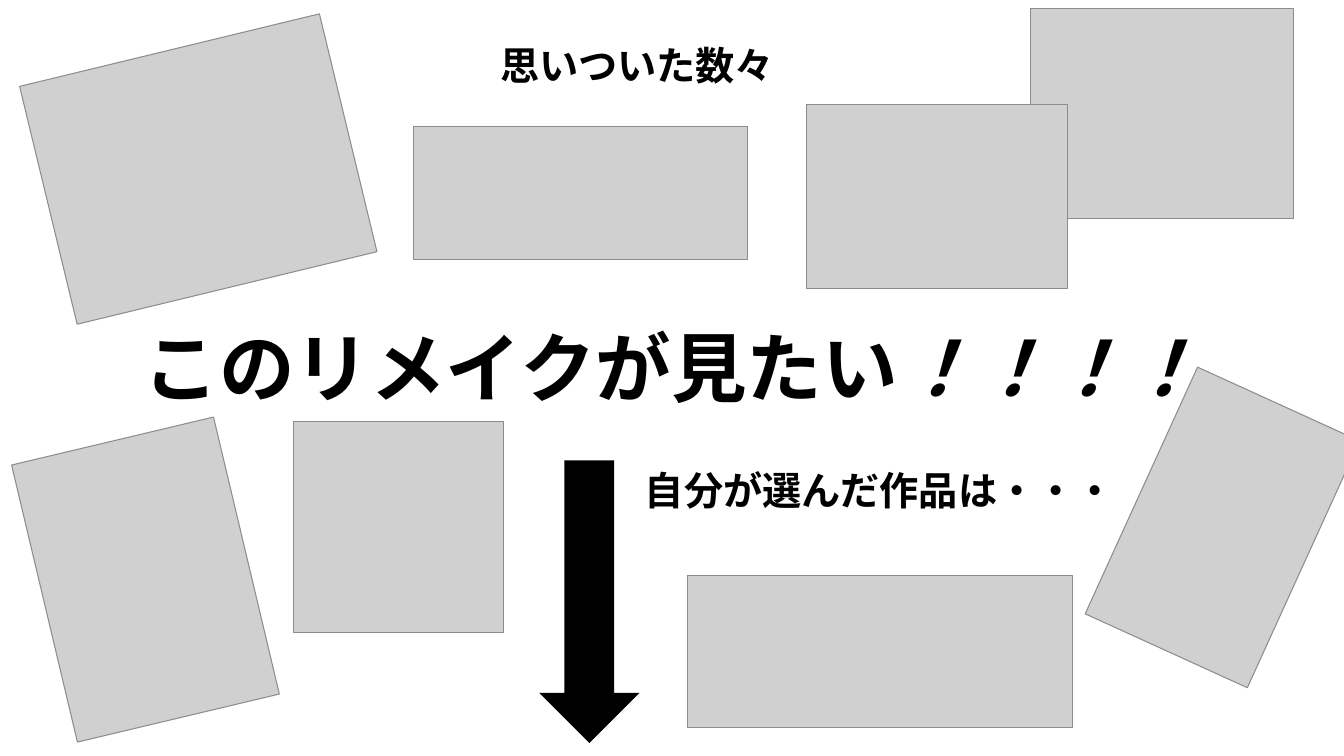
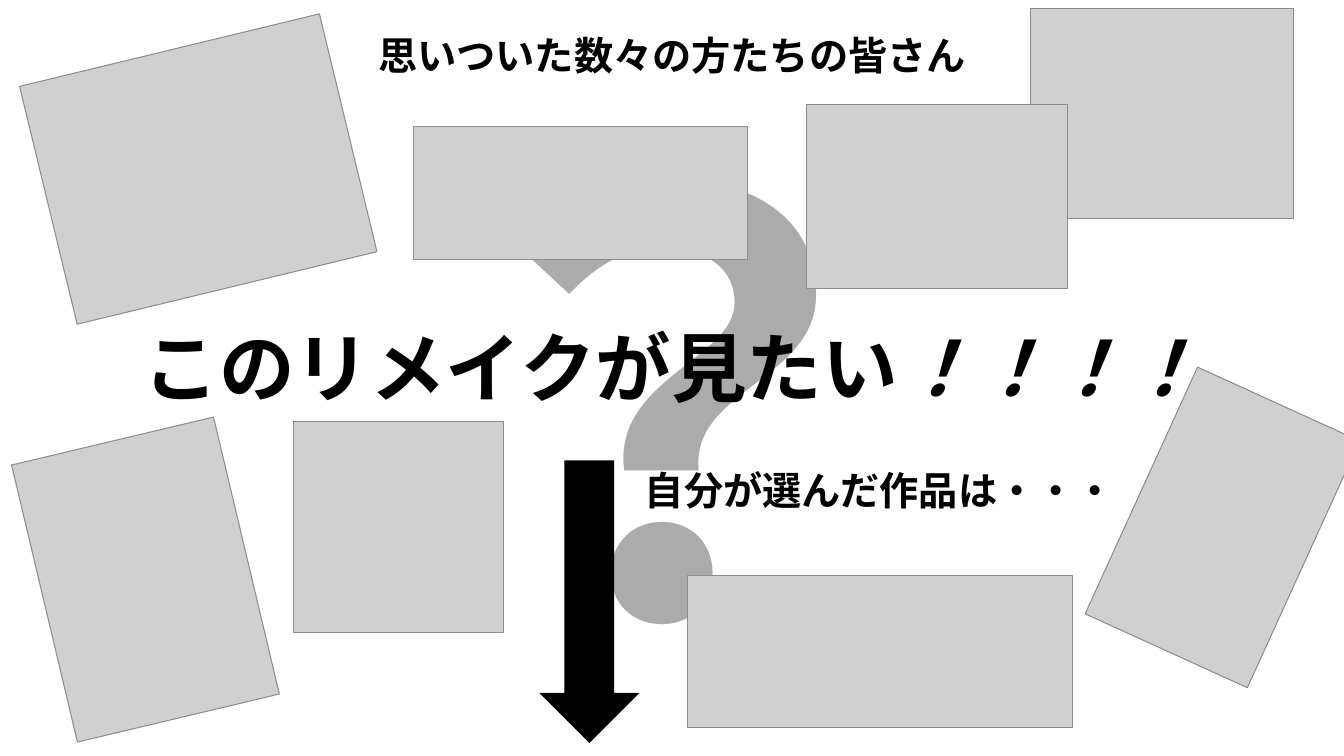
Before and after one commit to IrisawaKazan/model, a slide deck: slide 1 of PowerPoint/今リメイクしてほしいものプレゼンR_01_入澤風山.pptx. Drawn at 1344x756 pixels with LibreOffice and Linux fonts; fonts in the diff are those of the drawing; grey boxes stand for pictures. Boxes give left, top, right and bottom in pixels: in the first picture for what was removed or moved away, otherwise in the second. Text is boxed around its words. In the diff, an @@ line names an element or a change of style, - is before the commit and + after.

```diff
--- a/PowerPoint/今リメイクしてほしいものプレゼンR_01_入澤風山.pptx
+++ b/PowerPoint/今リメイクしてほしいものプレゼンR_01_入澤風山.pptx
@@ text added at box(369, 36, 919, 747), 413 pt, text #000000 at 33% opacity, bold @@
+？
@@ text at box(378, 36, 965, 74): text changed @@
-思いついた数々
+思いついた数々の方たちの皆さん
```
Also in this commit, not shown: 4 other slides changed.
